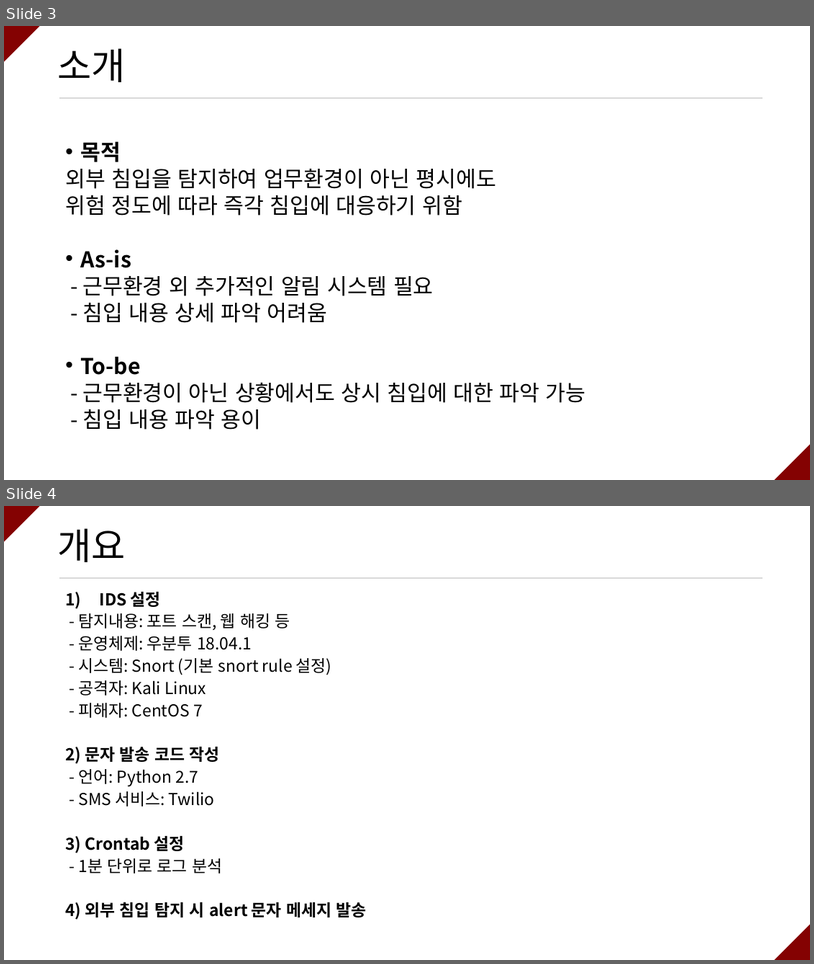
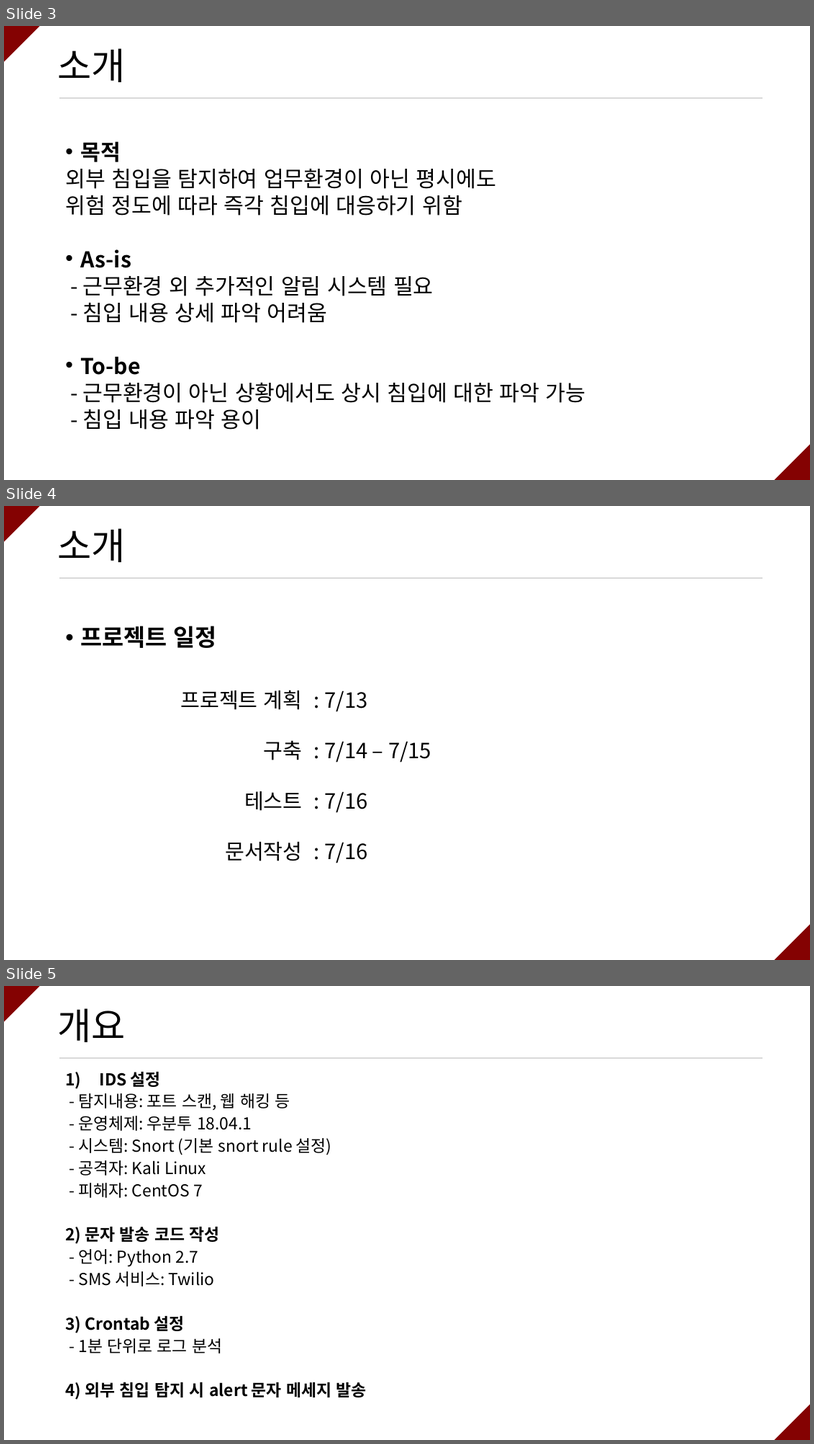
Before and after one commit to ramieeee/self_learning, a slide deck: semi_projects/보안탐지 및 SMS 알람/연람희_보안탐지 및 SMS 알람.pptx. Shown one above the other, each under a label of ours: slides 3 and 4 before the commit, slides 3, 4 and 5 after it. The pictures are 814x964 and 814x1444 pixels, drawn with LibreOffice and Linux fonts; fonts in the diff are those of the drawing. Boxes give left, top, right and bottom in pixels: in the first picture for what was removed or moved away, otherwise in the second. Text is boxed around its words. In the diff, an @@ line names an element or a change of style, - is before the commit and + after.

Commit message:
Final update SMS alert semi project

```diff
--- a/semi_projects/보안탐지 및 SMS 알람/연람희_보안탐지 및 SMS 알람.pptx
+++ b/semi_projects/보안탐지 및 SMS 알람/연람희_보안탐지 및 SMS 알람.pptx
@@ slide 4 added at [4,506,810,960], background #FFFFFF @@
@@ triangle added at [4,506,40,542], fill #840202 @@
@@ title added at [58,528,126,562], 44 pt, text #000000 @@
+소개
@@ line added from (59, 578) to (763, 578), #D9D9D9 2 pt @@
@@ text added at [80,626,217,648], 28 pt, text #000000, bold @@
+• 프로젝트 일정
@@ text added at [181,690,303,861], 25 pt, text #000000 @@
+프로젝트 계획
+구축
+테스트
+문서작성
@@ text added at [325,690,432,863], 25 pt, text #000000 @@
+: 7/13
+: 7/14 – 7/15
+: 7/16
+: 7/16
@@ triangle added at [774,924,810,960], fill #840202 @@
@@ what was slide 4 is now slide 5 @@
```
